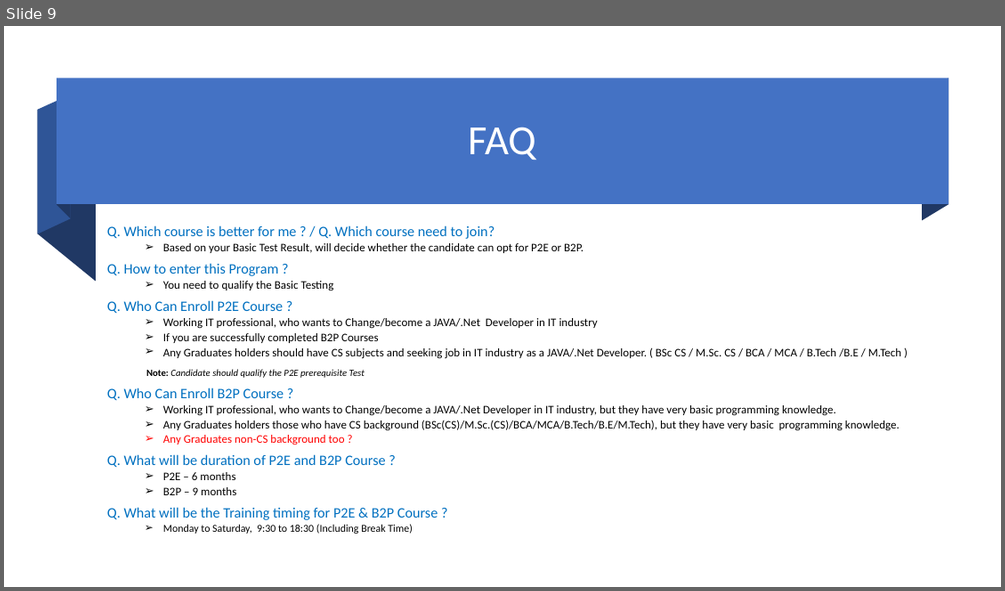
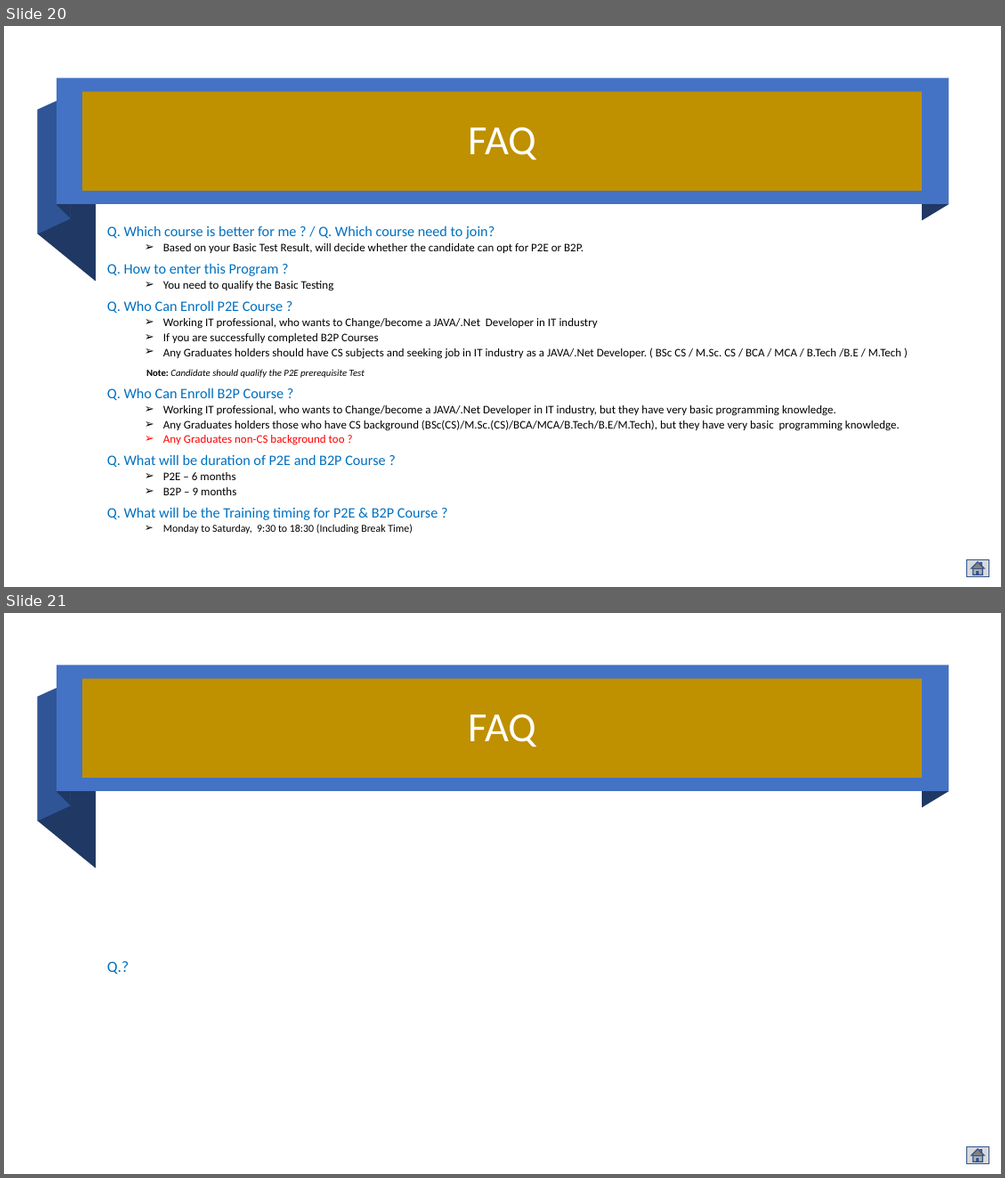
Before and after one commit to mjanwar/document, a slide deck: eTechlogix-Academic-Professional-Training-Plan.pptx. Shown one above the other, each under a label of ours: slide 9 before the commit, slides 20 and 21 after it. The pictures are 1005x591 and 1005x1178 pixels, drawn with LibreOffice and Linux fonts; fonts in the diff are those of the drawing. Boxes give left, top, right and bottom in pixels: in the first picture for what was removed or moved away, otherwise in the second. Text is boxed around its words. In the diff, an @@ line names an element or a change of style, - is before the commit and + after.

```diff
--- a/eTechlogix-Academic-Professional-Training-Plan.pptx
+++ b/eTechlogix-Academic-Professional-Training-Plan.pptx
@@ slide 21 added at bbox=[4, 613, 1001, 1174], background #FFFFFF @@
@@ rectangle added at bbox=[57, 666, 948, 792], fill #4472C4 @@
@@ freeform shape added at bbox=[57, 666, 71, 805], fill #203864 @@
@@ freeform shape added at bbox=[922, 666, 948, 808], fill #203864 @@
@@ freeform shape added at bbox=[38, 682, 71, 821], fill #2F5597 @@
@@ title added at bbox=[82, 679, 922, 779], fill #BF9000, 40 pt, text #FFFFFF @@
+FAQ
@@ freeform shape added at bbox=[38, 697, 96, 868], fill #203864 @@
@@ text added at bbox=[107, 961, 129, 974], 15 pt, text #0070C0 @@
+Q.?
@@ action button home added at bbox=[967, 1147, 989, 1164], fill #D9D9D9, outline #325491 1 pt @@
@@ what was slide 9 is now slide 20 @@
@@ slide 20 changed as well @@
@@ title "FAQ": place and size @@
-title "FAQ" at bbox=[468, 127, 536, 160]
+title "FAQ" at bbox=[82, 92, 922, 192]
@@ title "FAQ" at bbox=[82, 92, 922, 192]: fill none to #BF9000 @@
@@ action button home added at bbox=[967, 560, 989, 577], fill #D9D9D9, outline #325491 1 pt @@
```
Also in this commit, not shown: 9 other slides changed, 10 other slides added.
